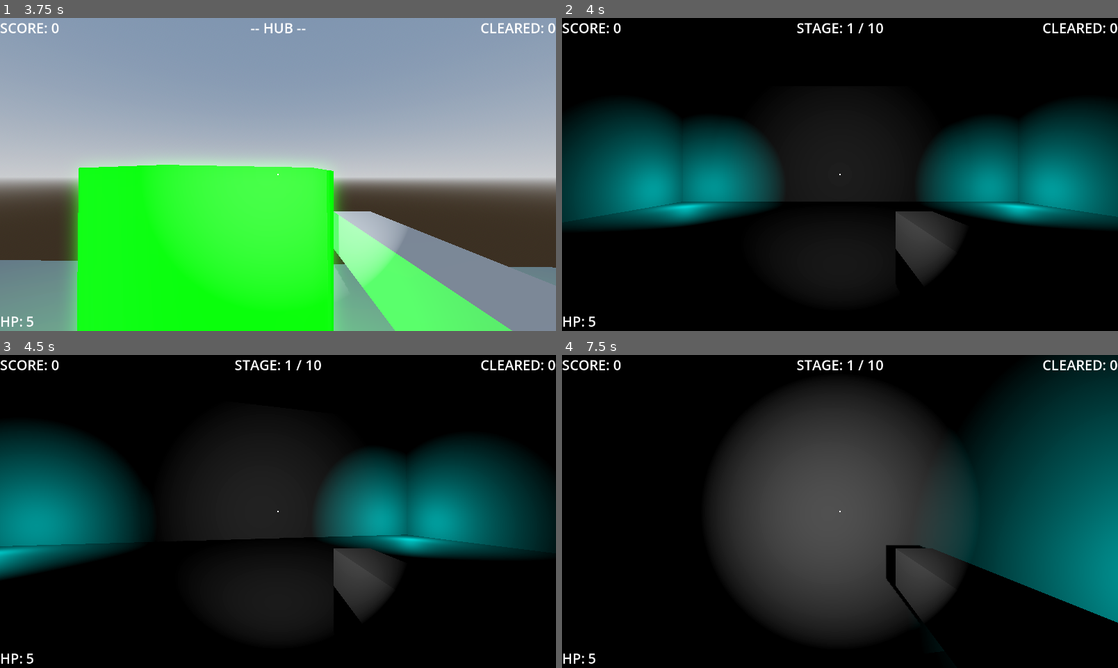
Above: before the commit, frames 1-4 (two rows, left to right).
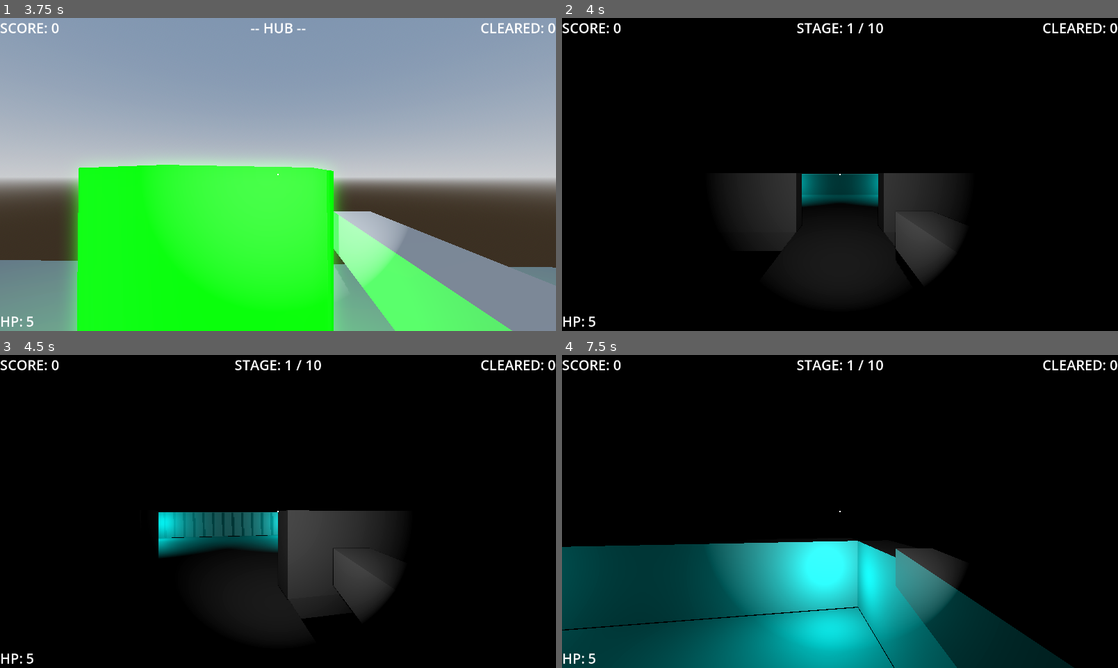
Above: after the commit, the same moments.

Repository: EnderiousGaming/R0-0TRoguelike
Game: Godot game, scene res://scenes/main_menu.tscn
The game is run twice, just before and just after one commit, with the same random seed, the same clock (stepped at 60 frames per second) and the same inputs.
Inputs (mouse positions are in pixels of both pictures, inside the frame that each line leads up to):
- Up to frame 1 (3.75 s): click "Start" at 0.5 s; tap Enter (ui_accept) at 1.25, 1.52, 2.27 s; move the mouse to (305, 174) at 1.27 s; press the mouse at (305, 174) at 1.28 s; hold Up (ui_up) from 1.28 s (still down); move the mouse to (250, 174) at 2.02 s; release the mouse at (250, 174) at 2.03 s; click (250, 174) at 2.1 s; move the mouse to (289, 168) at 2.77 s; press the mouse at (289, 168) at 2.78 s; move the mouse to (272, 180) at 3.52 s; release the mouse at (272, 180) at 3.53 s; click (272, 180) at 3.6 s
- Up to frame 2 (4 s): keep holding Up (ui_up); tap Enter (ui_accept) at 3.77 s
- Up to frame 3 (4.5 s): keep holding Up (ui_up); move the mouse to (316, 514) at 4.27 s; press the mouse at (316, 514) at 4.28 s
- Up to frame 4 (7.5 s): tap Enter (ui_accept) at 4.52, 5.27, 6.77 s; move the mouse to (795, 508) at 5.02 s; release the mouse at (795, 508) at 5.03 s; click (795, 508) at 5.1 s; move the mouse to (845, 511) at 5.77 s; press the mouse at (845, 511) at 5.78 s; move the mouse to (817, 505) at 6.52 s; release Up (ui_up) at 6.53 s; release the mouse at (817, 505) at 6.53 s; hold Right (ui_right) 6.53-7.28 s; click (817, 505) at 6.6 s; move the mouse to (867, 511) at 7.27 s; press the mouse at (867, 511) at 7.28 s; hold Up (ui_up) from 7.28 s (still down)

Frame 1 is identical in both runs. In frame 2, 29% of the frame differs, in the area x 0-100%, y 28-69%; in frame 3, 30%; in frame 4, 66%, in the area x 0-100%, y 0-100%.

Commit message:
Created the Data Bridge arena

Diff:
--- a/scenes/world_b.tscn
+++ b/scenes/world_b.tscn
@@ -22,36 +22,21 @@
 environment = SubResource("Environment_4wyf3")
 
 [node name="Floor" type="CSGBox3D" parent="." unique_id=96458215]
-transform = Transform3D(1, 0, 0, 0, 1, 0, 0, 0, 1, 0, -0.52477455, 0)
+transform = Transform3D(1, 0, 0, 0, 1, 0, 0, 0, 1, 0, -0.525, 15)
 use_collision = true
-size = Vector3(30, 1, 30)
+size = Vector3(12, 1, 12)
 
-[node name="Wall1" type="CSGBox3D" parent="." unique_id=1877503622]
-transform = Transform3D(1, 0, 0, 0, 1, 0, 0, 0, 1, 0, 5, 15)
+[node name="Floor2" type="CSGBox3D" parent="." unique_id=1284699668]
+transform = Transform3D(1, 0, 0, 0, 1, 0, 0, 0, 1, 0, -0.525, -15)
 use_collision = true
-size = Vector3(30, 10, 1)
-
-[node name="Wall2" type="CSGBox3D" parent="." unique_id=1936209788]
-transform = Transform3D(1, 0, 0, 0, 1, 0, 0, 0, 1, 0, 5, -15)
-use_collision = true
-size = Vector3(30, 10, 1)
-
-[node name="Wall3" type="CSGBox3D" parent="." unique_id=610390899]
-transform = Transform3D(-4.371139e-08, 0, 1, 0, 1, 0, -1, 0, -4.371139e-08, 15, 5, 0)
-use_collision = true
-size = Vector3(30, 10, 1)
-
-[node name="Wall4" type="CSGBox3D" parent="." unique_id=1473611356]
-transform = Transform3D(-4.371139e-08, 0, 1, 0, 1, 0, -1, 0, -4.371139e-08, -15, 5, 0)
-use_collision = true
-size = Vector3(30, 10, 1)
+size = Vector3(12, 1, 12)
 
 [node name="Player" parent="." unique_id=665301636 instance=ExtResource("2_e5qi3")]
-transform = Transform3D(1, 0, 0, 0, 1, 0, 0, 0, 1, -0.9011092, 1.6220384, 4.196512)
+transform = Transform3D(1, 0, 0, 0, 1, 0, 0, 0, 1, 0, 1, 0)
 mouse_sensitivity = null
 
 [node name="SpawnPoint1" type="Marker3D" parent="." unique_id=920363747 groups=["spawn_point"]]
-transform = Transform3D(1, 0, 0, 0, 1, 0, 0, 0, 1, -12.23715, 1.1726885, -11.881229)
+transform = Transform3D(1, 0, 0, 0, 1, 0, 0, 0, 1, -5, 1.173, -20)
 
 [node name="OmniLight3D" type="OmniLight3D" parent="SpawnPoint1" unique_id=1048650695]
 light_color = Color(0, 1, 1, 1)
@@ -59,7 +44,7 @@
 omni_range = 7.5
 
 [node name="SpawnPoint2" type="Marker3D" parent="." unique_id=1351586185 groups=["spawn_point"]]
-transform = Transform3D(1, 0, 0, 0, 1, 0, 0, 0, 1, -12.23715, 1.1726885, 12.727886)
+transform = Transform3D(1, 0, 0, 0, 1, 0, 0, 0, 1, -5, 1.173, 20)
 
 [node name="OmniLight3D2" type="OmniLight3D" parent="SpawnPoint2" unique_id=1258567554]
 light_color = Color(0, 1, 1, 1)
@@ -67,7 +52,7 @@
 omni_range = 7.5
 
 [node name="SpawnPoint3" type="Marker3D" parent="." unique_id=1738373226 groups=["spawn_point"]]
-transform = Transform3D(1, 0, 0, 0, 1, 0, 0, 0, 1, 12.204111, 1.1726885, -11.881229)
+transform = Transform3D(1, 0, 0, 0, 1, 0, 0, 0, 1, 5, 1.173, -20)
 
 [node name="OmniLight3D3" type="OmniLight3D" parent="SpawnPoint3" unique_id=1425842088]
 light_color = Color(0, 1, 1, 1)
@@ -75,7 +60,7 @@
 omni_range = 7.5
 
 [node name="SpawnPoint4" type="Marker3D" parent="." unique_id=1129416828 groups=["spawn_point"]]
-transform = Transform3D(1, 0, 0, 0, 1, 0, 0, 0, 1, 12.802603, 1.1726885, 9.608738)
+transform = Transform3D(1, 0, 0, 0, 1, 0, 0, 0, 1, 5, 1.173, 20)
 
 [node name="OmniLight3D4" type="OmniLight3D" parent="SpawnPoint4" unique_id=1971272187]
 light_color = Color(0, 1, 1, 1)
@@ -93,4 +78,59 @@
 [node name="Portal" parent="." unique_id=1907718005 instance=ExtResource("5_q43ju")]
 transform = Transform3D(1, 0, 0, 0, 1, 0, 0, 0, 1, -0.17625761, 1, 13.444528)
 
+[node name="Bridge" type="CSGBox3D" parent="." unique_id=236436045]
+transform = Transform3D(1, 0, 0, 0, 1, 0, 0, 0, 1, 0, -0.525, 0)
+use_collision = true
+size = Vector3(3, 1, 18)
+
+[node name="Wall1" type="CSGBox3D" parent="." unique_id=2102866885]
+transform = Transform3D(1, 0, 0, 0, 1, 0, 0, 0, 1, 0, 1, 21.5)
+use_collision = true
+size = Vector3(12, 2, 1)
+
+[node name="Wall7" type="CSGBox3D" parent="." unique_id=124358629]
+transform = Transform3D(1, 0, 0, 0, 1, 0, 0, 0, 1, 3.725, 1, 8.5)
+use_collision = true
+size = Vector3(4.5, 2, 1)
+
+[node name="Wall8" type="CSGBox3D" parent="." unique_id=1517477013]
+transform = Transform3D(1, 0, 0, 0, 1, 0, 0, 0, 1, 3.725, 1, -8.5)
+use_collision = true
+size = Vector3(4.5, 2, 1)
+
+[node name="Wall9" type="CSGBox3D" parent="." unique_id=1485815322]
+transform = Transform3D(1, 0, 0, 0, 1, 0, 0, 0, 1, -3.725, 1, -8.5)
+use_collision = true
+size = Vector3(4.5, 2, 1)
+
+[node name="Wall10" type="CSGBox3D" parent="." unique_id=1695977067]
+transform = Transform3D(1, 0, 0, 0, 1, 0, 0, 0, 1, -3.725, 1, 8.5)
+use_collision = true
+size = Vector3(4.5, 2, 1)
+
+[node name="Wall2" type="CSGBox3D" parent="." unique_id=247570530]
+transform = Transform3D(1, 0, 0, 0, 1, 0, 0, 0, 1, 0, 1, -21.5)
+use_collision = true
+size = Vector3(12, 2, 1)
+
+[node name="Wall3" type="CSGBox3D" parent="." unique_id=88459704]
+transform = Transform3D(-4.371139e-08, 0, 1, 0, 1, 0, -1, 0, -4.371139e-08, -6.5, 1, -15)
+use_collision = true
+size = Vector3(12, 2, 1)
+
+[node name="Wall6" type="CSGBox3D" parent="." unique_id=1969090608]
+transform = Transform3D(-4.371139e-08, 0, 1, 0, 1, 0, -1, 0, -4.371139e-08, -6.5, 1, 15)
+use_collision = true
+size = Vector3(12, 2, 1)
+
+[node name="Wall4" type="CSGBox3D" parent="." unique_id=1559090325]
+transform = Transform3D(-4.371139e-08, 0, 1, 0, 1, 0, -1, 0, -4.371139e-08, 6.5, 1, -15)
+use_collision = true
+size = Vector3(12, 2, 1)
+
+[node name="Wall5" type="CSGBox3D" parent="." unique_id=1653307723]
+transform = Transform3D(-4.371139e-08, 0, 1, 0, 1, 0, -1, 0, -4.371139e-08, 6.5, 1, 15)
+use_collision = true
+size = Vector3(12, 2, 1)
+
 [connection signal="timeout" from="WaveDirector/Timer" to="WaveDirector" method="_on_timer_timeout"]
